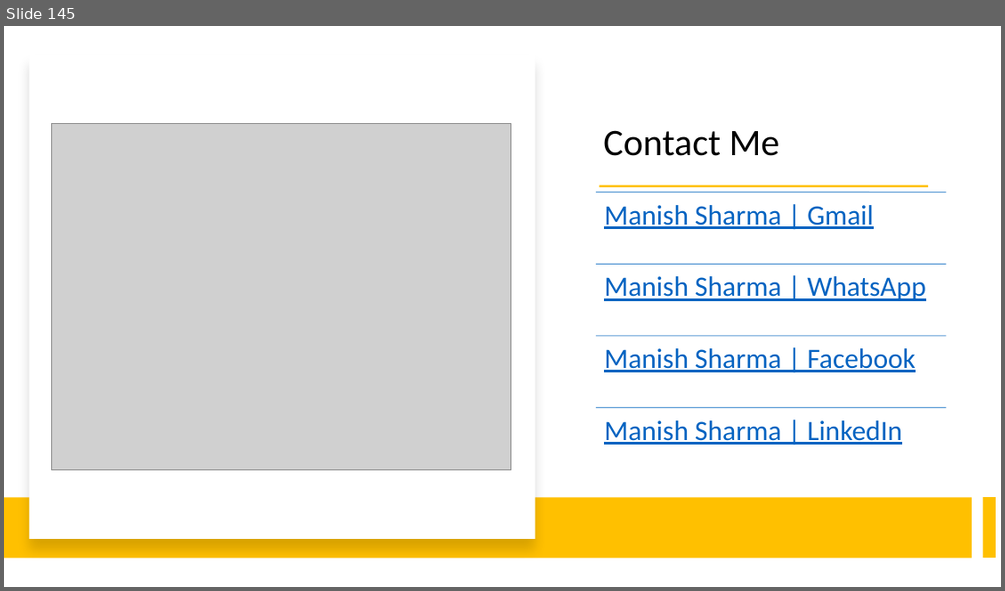
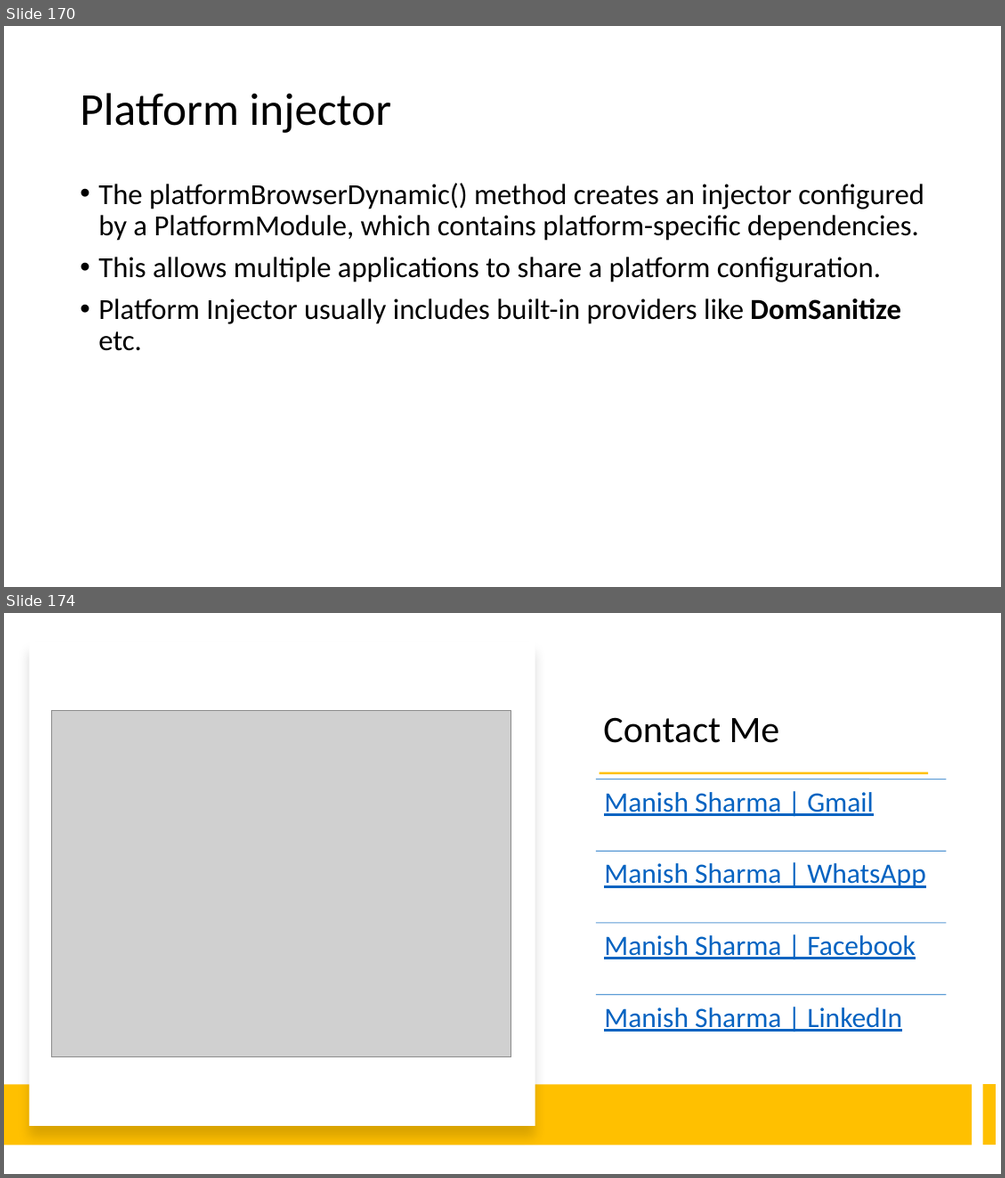
Before and after one commit to explore-with-manish/BFL_Byte_Jul23, a slide deck: Ng-Byte.pptx. Shown one above the other, each under a label of ours: slide 145 before the commit, slides 170 and 174 after it; the slides between them are not shown. The pictures are 1005x591 and 1005x1178 pixels, drawn with LibreOffice and Linux fonts; fonts in the diff are those of the drawing; grey boxes stand for pictures. Boxes give left, top, right and bottom in pixels: in the first picture for what was removed or moved away, otherwise in the second. Text is boxed around its words. In the diff, an @@ line names an element or a change of style, - is before the commit and + after.

```diff
--- a/Ng-Byte.pptx
+++ b/Ng-Byte.pptx
@@ slide 170 added at box(4, 26, 1001, 587), background #FFFFFF @@
@@ title added at box(80, 93, 392, 133), 44 pt, text #000000 @@
+Platform injector
@@ text added at box(98, 183, 924, 351), 28 pt, text #000000 @@
+• The platformBrowserDynamic() method creates an injector configured by a PlatformModule, which contains platform-specific dependencies.
+• This allows multiple applications to share a platform configuration.
+• Platform Injector usually includes built-in providers like DomSanitize etc.
@@ what was slide 145 is now slide 174 @@
```
Also in this commit, not shown: 28 other slides added.
